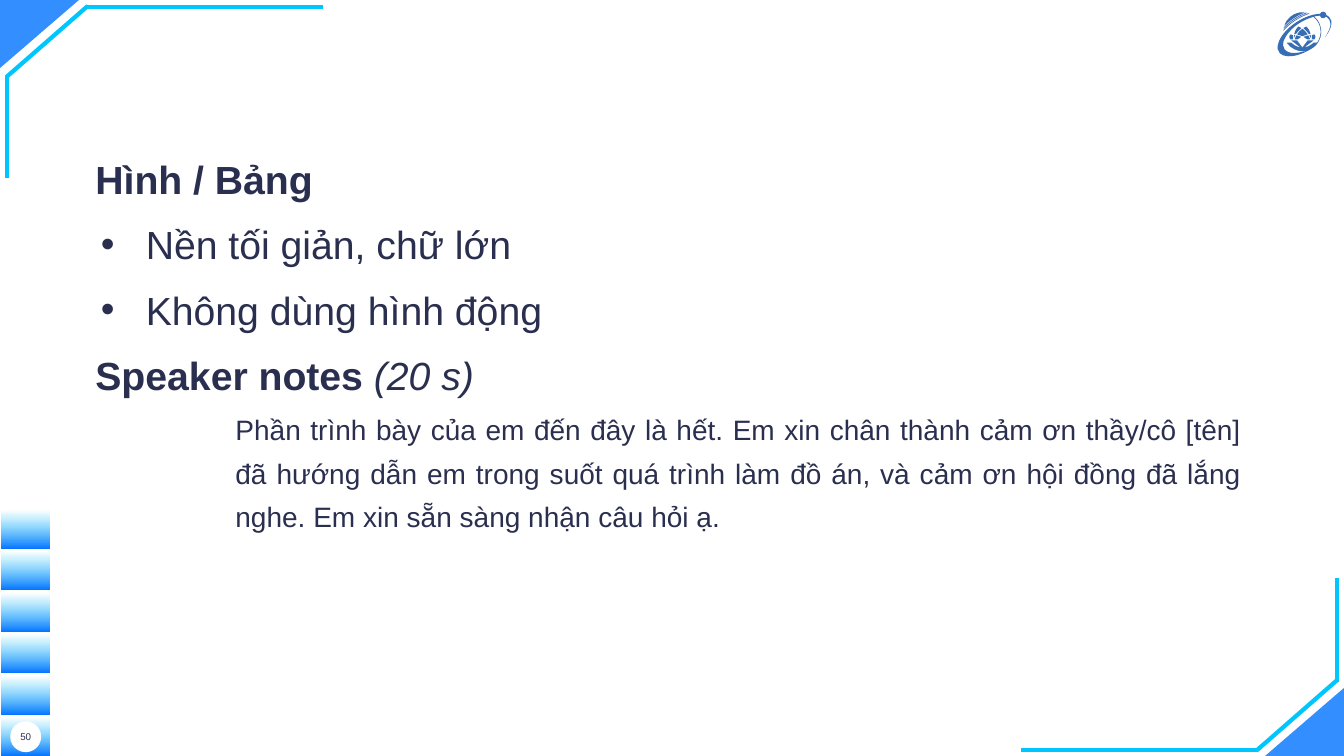
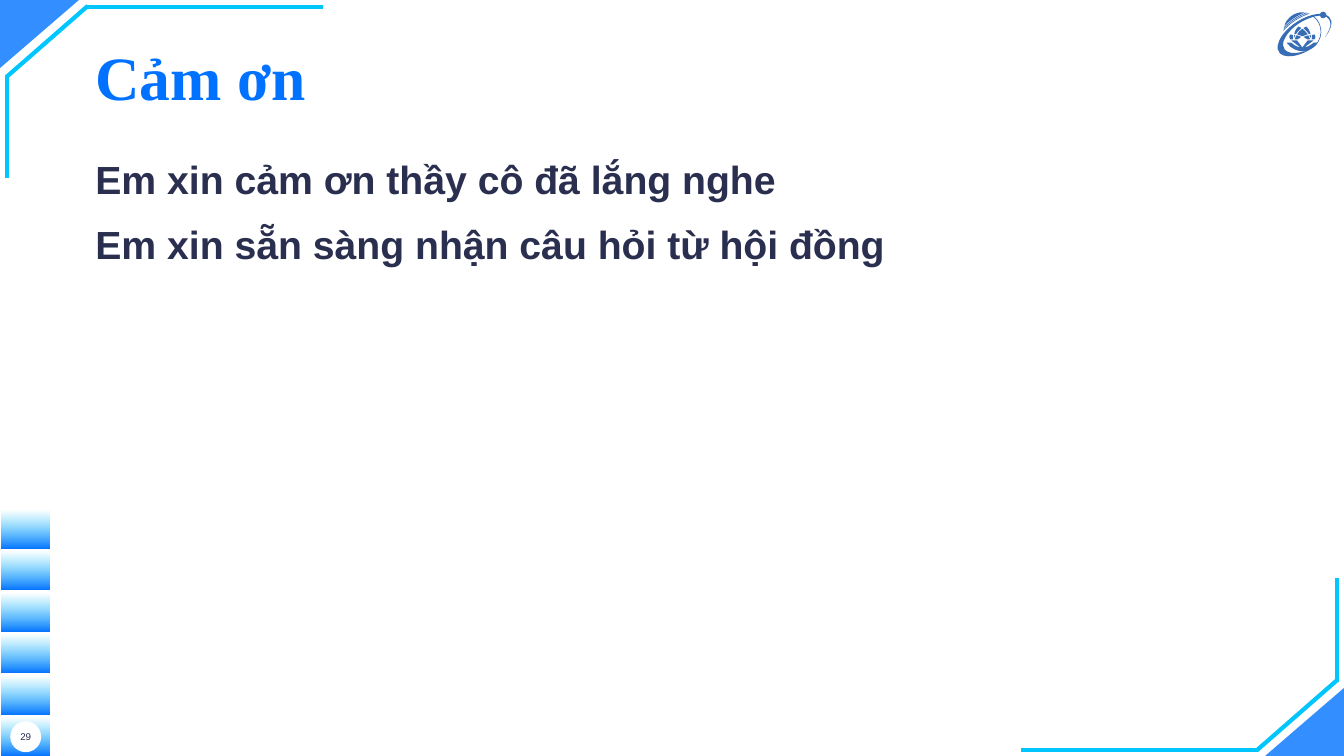
Before and after one commit to hieunguyen2604/alpr-do-an-mon-hoc, a slide deck: slide 29 of docs/slides/slides.pptx (slide 50 before the commit). Drawn at 1344x756 pixels with LibreOffice and Linux fonts; fonts in the diff are those of the drawing; background and template pictures are left out. Boxes give left, top, right and bottom in pixels: in the first picture for what was removed or moved away, otherwise in the second. Text is boxed around its words. In the diff, an @@ line names an element or a change of style, - is before the commit and + after.

```diff
--- a/docs/slides/slides.pptx
+++ b/docs/slides/slides.pptx
@@ title added at [95,58,305,101], 44 pt, text #0072FF, bold @@
+Cảm ơn
@@ text at [95,163,885,267]: text changed; size 20 to 28 pt; bold on @@
-Hình / Bảng
-• Nền tối giản, chữ lớn
-• Không dùng hình động
-Speaker notes (20 s)
-Phần trình bày của em đến đây là hết. Em xin chân thành cảm ơn thầy/cô [tên] đã hướng dẫn em trong suốt quá trình làm đồ án, và cảm ơn hội đồng đã lắng nghe. Em xin sẵn sàng nhận câu hỏi ạ.
+Em xin cảm ơn thầy cô đã lắng nghe
+Em xin sẵn sàng nhận câu hỏi từ hội đồng
@@ page number at [20,733,31,740]: text changed @@
-50
+29
```
Also in this commit, not shown: 18 other slides changed, 9 slides added, 32 slides removed, 5 other files.
